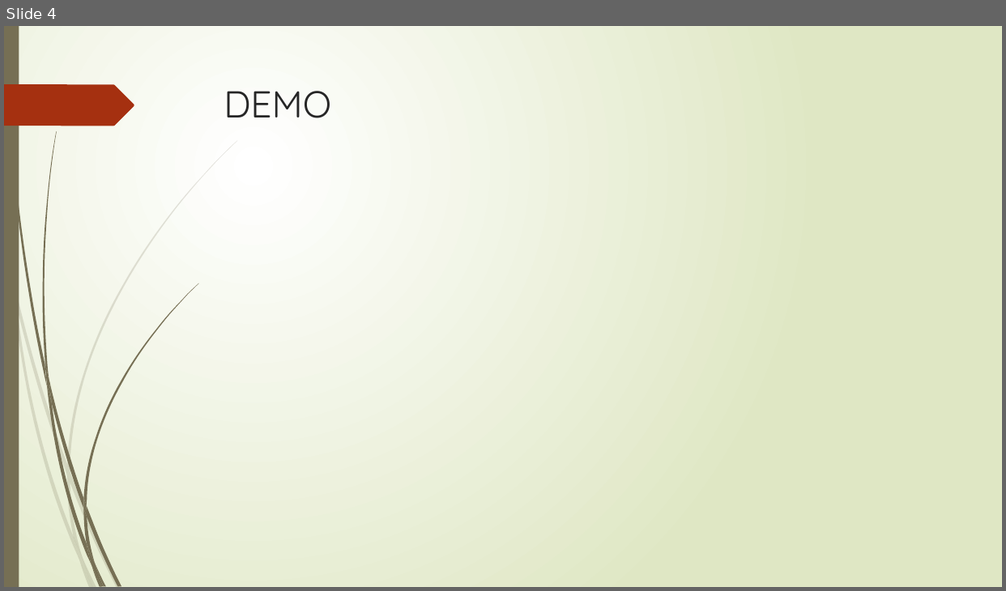
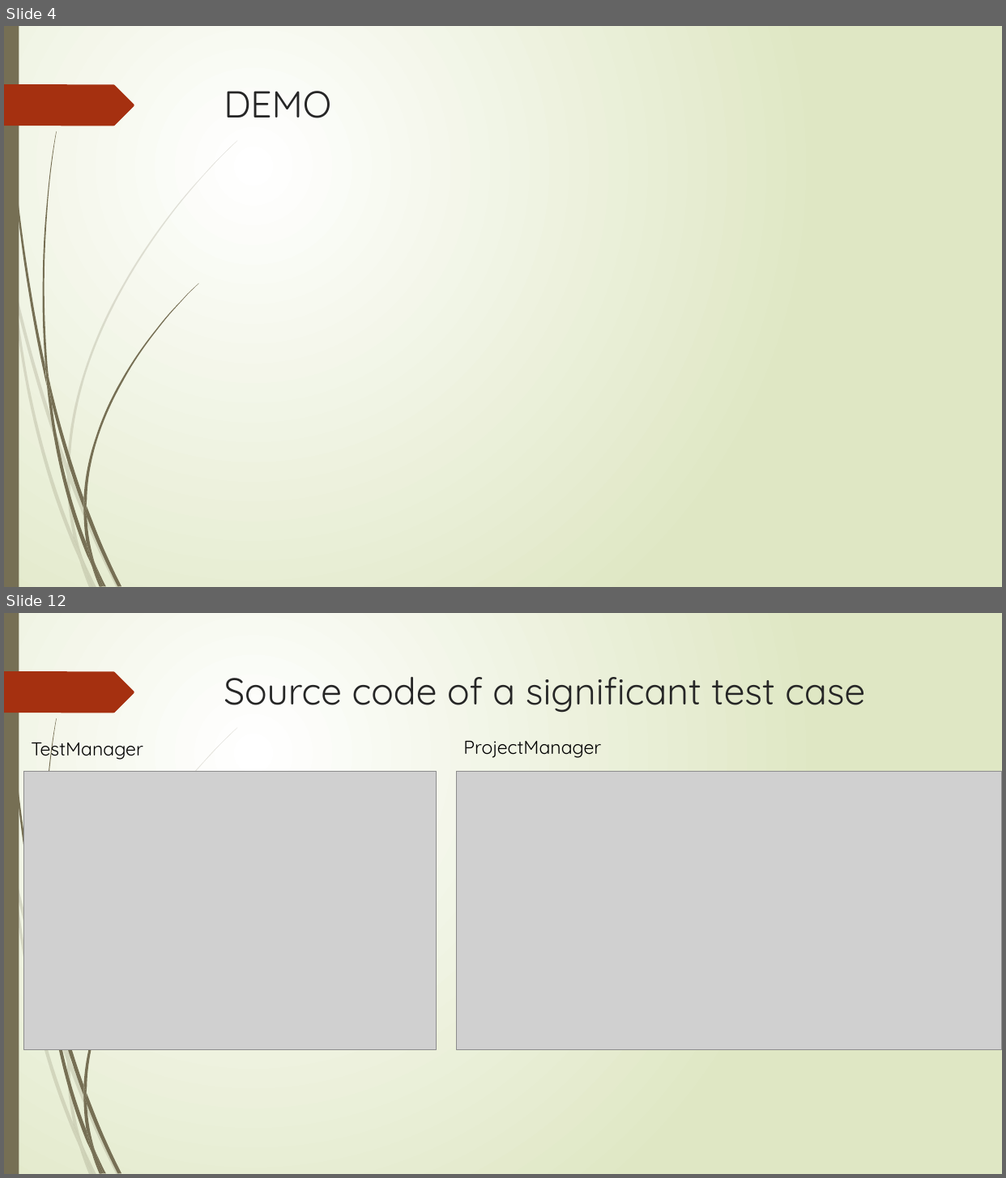
Before and after one commit to LuJoker/OOAD_RMS, a slide deck: document/OOAD_Final_demo.pptx. Shown one above the other, each under a label of ours: slide 4 before the commit, slides 4 and 12 after it; the slides between them are not shown. The pictures are 1006x591 and 1006x1178 pixels, drawn with LibreOffice and Linux fonts; fonts in the diff are those of the drawing; grey boxes stand for pictures. Boxes give left, top, right and bottom in pixels: in the first picture for what was removed or moved away, otherwise in the second. Text is boxed around its words. In the diff, an @@ line names an element or a change of style, - is before the commit and + after.

```diff
--- a/document/OOAD_Final_demo.pptx
+++ b/document/OOAD_Final_demo.pptx
@@ slide 12 added at <box>4,613,1002,1174</box>, background gradient #FFFFFF to #DFE8C4; not listed: 23 template elements that a slide beside it also shows @@
@@ title added at <box>224,677,865,713</box>, 36 pt, text #262626 @@
+Source code of a significant test case
@@ text added at <box>31,736,143,760</box>, 18 pt, text #000000 @@
+TestManager
@@ text added at <box>463,741,601,758</box>, 18 pt, text #000000 @@
+ProjectManager
@@ picture added at <box>23,772,436,1050</box> @@
@@ picture added at <box>456,772,1002,1050</box> @@
```
Also in this commit, not shown: 5 slides changed, 4 other slides added, 1 slide removed, 4 other files.
